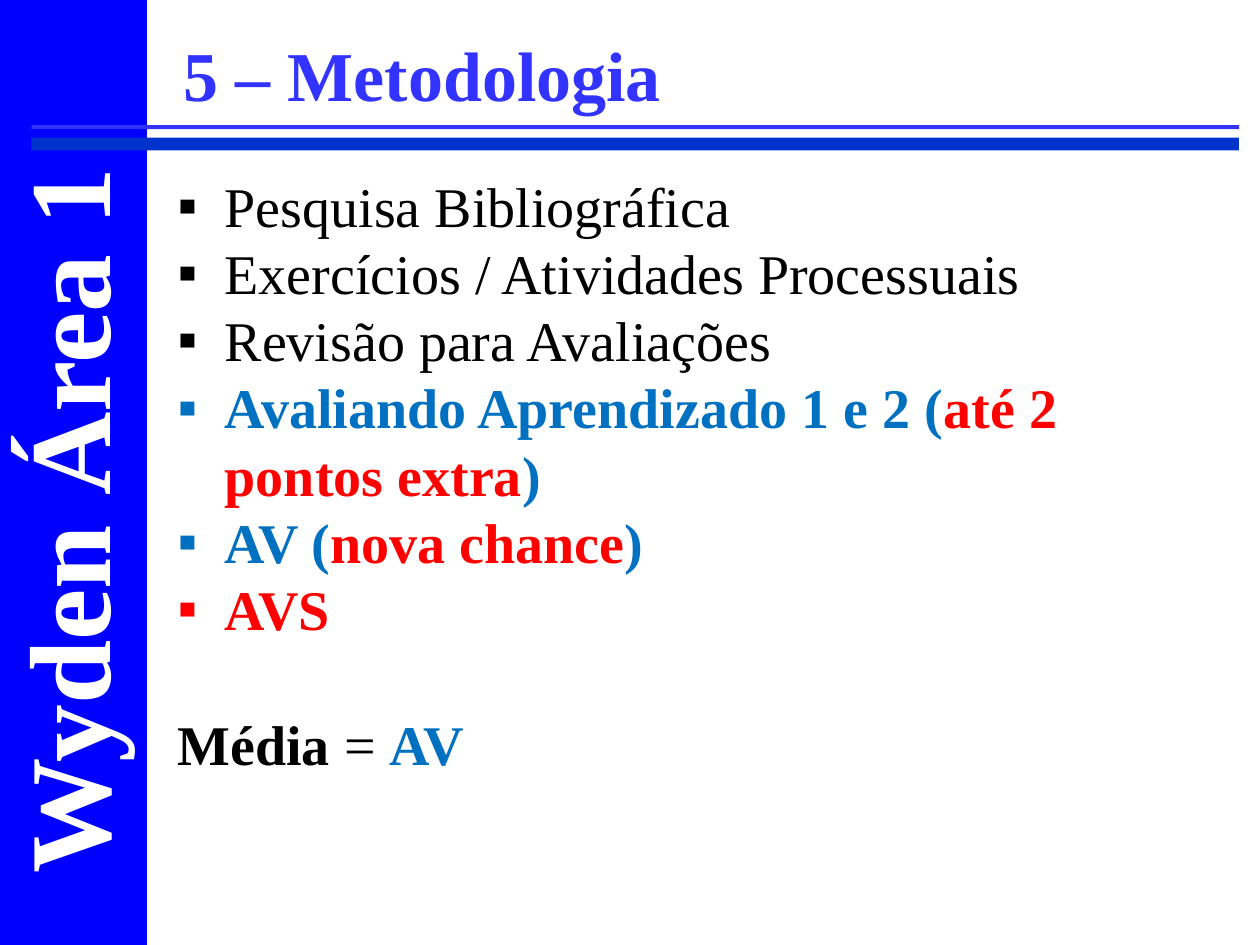
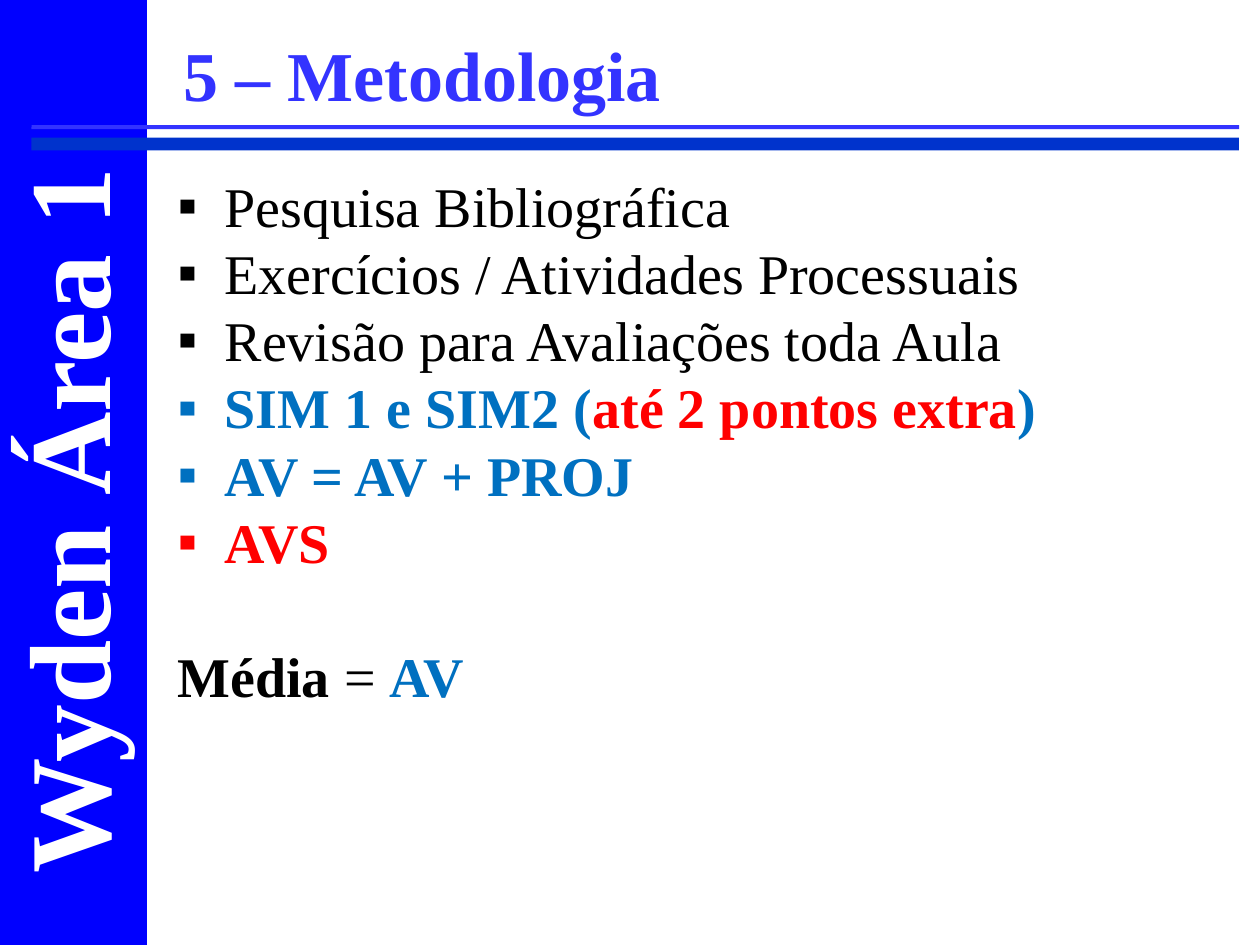
Before and after one commit to CloudEducationBrazil/WydenEstruturaDados, a slide deck: slide 16 of 00 Lesson Plan/Apresentação e Ementa Estrutura de Dados.ppt. Drawn at 1260x945 pixels with LibreOffice and Linux fonts; fonts in the diff are those of the drawing; background and template pictures are left out. Boxes give left, top, right and bottom in pixels: in the first picture for what was removed or moved away, otherwise in the second. Text is boxed around its words. In the diff, an @@ line names an element or a change of style, - is before the commit and + after.

```diff
--- a/00 Lesson Plan/Apresentação e Ementa Estrutura de Dados.ppt
+++ b/00 Lesson Plan/Apresentação e Ementa Estrutura de Dados.ppt
@@ text at [225, 322, 1037, 497]: text changed; text colour #0070C0 to #000000 @@
-▪ Revisão para Avaliações
-▪ Avaliando Aprendizado 1 e 2 (até 2 pontos extra)
-▪ AV (nova chance)
+▪ Revisão para Avaliações toda Aula
+▪ SIM 1 e SIM2 (até 2 pontos extra)
+▪ AV = AV + PROJ
```
Also in this commit, not shown: 3 other slides changed, 2 slides removed, 2 other files.
